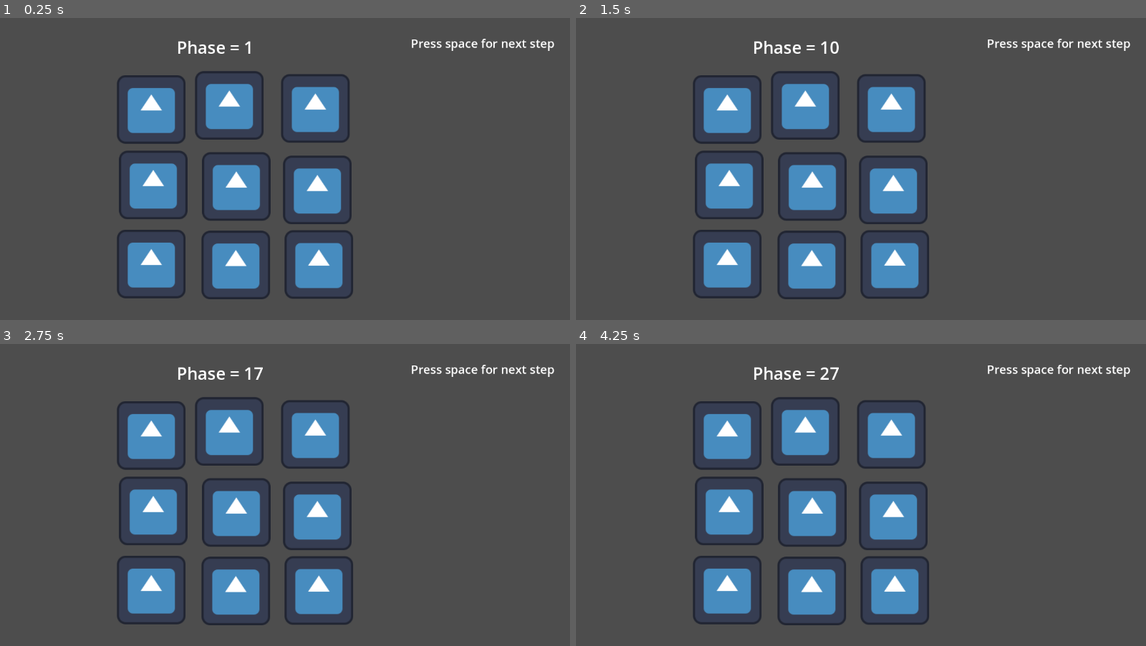
Above: before the commit, frames 1-4 (two rows, left to right).
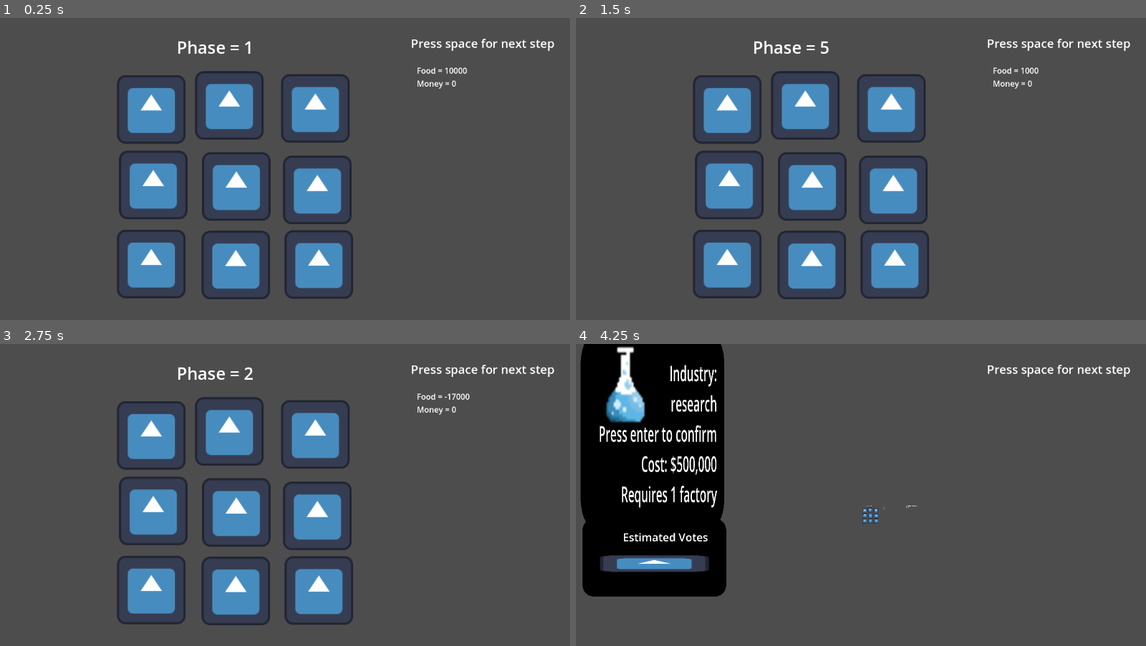
Above: after the commit, the same moments.

Repository: mccoogp/WeatherInc
Game: Godot game, scene res://world.tscn
Two runs of this game, one before a commit and one after it. Both use one fixed random seed, a clock stepped at 60 frames per second and the inputs below. The engine's default icon, where the game draws it, is replaced by a stand-in: a white triangle on a blue panel in a dark square.
Inputs (mouse positions are in pixels of both pictures, inside the frame that each line leads up to):
- Up to frame 1 (0.25 s): no input
- Up to frame 2 (1.5 s): tap Space at 0.5, 0.77, 0.8, 1.07, 1.25, 1.35 s; move the mouse to (986, 162) at 0.52 s; hold Right 0.53-1.28 s; hold X 0.53-1.28 s; click (986, 162) at 0.67 s; move the mouse to (747, 196) at 1.27 s; hold Left from 1.28 s (still down)
- Up to frame 3 (2.75 s): tap Space at 1.52, 1.82, 2, 2.3 s; tap X at 1.55 s; move the mouse to (342, 434) at 2.02 s; release Left at 2.03 s; hold Right from 2.03 s (still down); hold X from 2.03 s (still down)
- Up to frame 4 (4.25 s): tap Space at 2.75, 3.02, 3.32, 3.5, 3.77, 3.8, 4.07 s; move the mouse to (832, 570) at 2.77 s; release X at 2.78 s; tap Enter at 2.85 s; click (832, 570) at 2.92 s; tap X at 3.05 s; move the mouse to (1032, 552) at 3.52 s; release Right at 3.53 s; hold Left from 3.53 s (still down); hold Backspace from 3.53 s (still down)

The runs differ from the first frame. In frame 1, 0.2% of the frame differs, in the area x 73-82%, y 16-24%; in frame 2, 0.2%; in frame 3, 0.2%; in frame 4, 34%, in the area x 0-62%, y 0-94%.
Error before the commit: Invalid access to property or key 'production' on a base object of type 'Node2D (district.gd)'. (res://world.gd:56)

Commit message:
Added labels to track food and money as the turns go by

Diff:
--- a/world.gd
+++ b/world.gd
@@ -12,6 +12,7 @@
 var money = 0
 # Called when the node enters the scene tree for the first time.
 func _ready() -> void:
+	$Label4.text = "Food = " + str(food) + "\nMoney = " + str(money)
 	pass
 
 
@@ -48,16 +49,17 @@
 
 				phase += 1
 
-				if phase == 5:
+				if phase == 6:
 					totalpop = 0
 					foodprod = 0
 					for district in 9:
 						totalpop += districts[district].population
-						if "food" in districts[district].production:
-							foodprod += 3000
+						if "grain" in districts[district].product or "meat" in districts[district].product or "fish" in districts[district].product:
+							foodprod += 3 * districts[district].productivity * districts[district].population
 					food += foodprod - totalpop
 					phase = 1
 				$Label.text = "Phase = " + str(phase)
+				$Label4.text = "Food = " + str(food) + "\nMoney = " + str(money)
 		if phase == 3:
 			if zoom == -1:
 				curprod = 0
@@ -121,7 +123,7 @@
 							if posprod[curprod] in districts[zoom].product:
 								if checkprod == false:
 									$DistrictMenu/Industry/Label.text += "
-									Are you sure?"
+									Press X to confirm"
 									checkprod = true
 									$DistrictMenu/Popularity.extra += 1
 								else:
--- a/world.tscn
+++ b/world.tscn
@@ -165,3 +165,9 @@
 text = "Possible Industries:
 Meat: "
 label_settings = SubResource("LabelSettings_7wjru")
+
+[node name="Label4" type="Label" parent="."]
+offset_left = 688.0
+offset_top = 67.0
+offset_right = 979.0
+offset_bottom = 142.0
